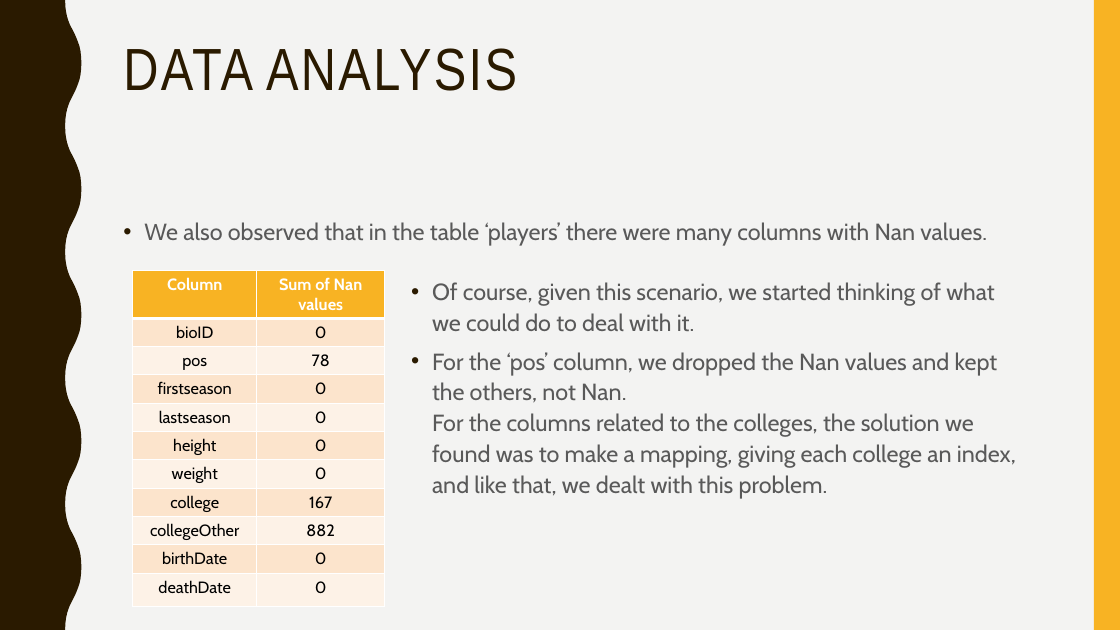
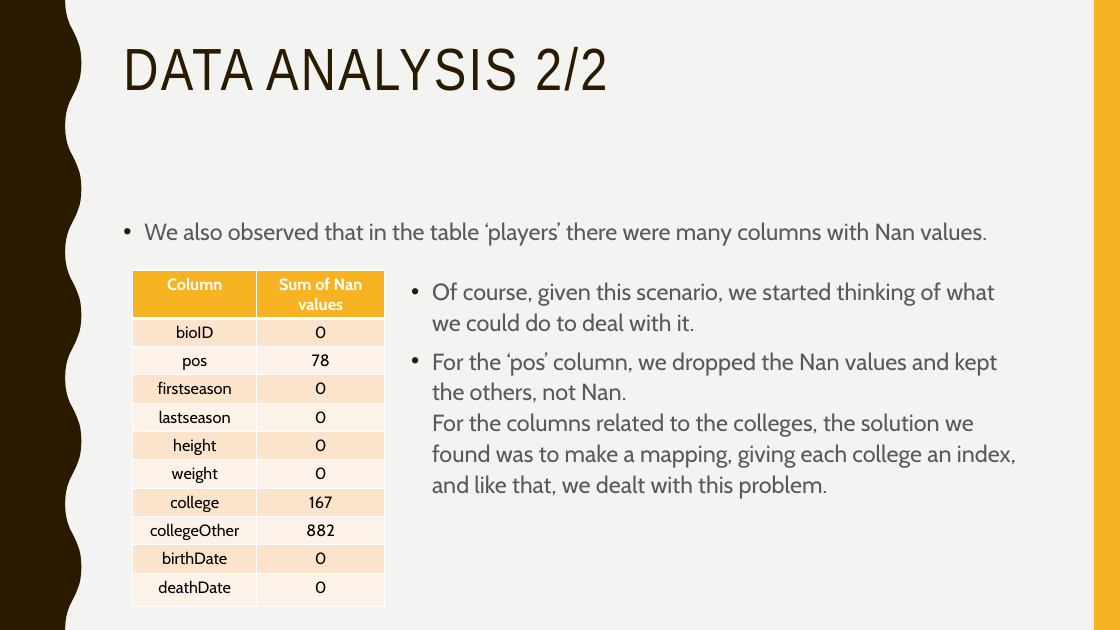
Before and after one commit to afs202005277/AC, a slide deck: slide 16 of ppt projeto.pptx (slide 27 before the commit). Drawn at 1120x630 pixels with LibreOffice and Linux fonts; fonts in the diff are those of the drawing. Boxes give left, top, right and bottom in pixels: in the first picture for what was removed or moved away, otherwise in the second. Text is boxed around its words. In the diff, an @@ line names an element or a change of style, - is before the commit and + after.

```diff
--- a/ppt projeto.pptx
+++ b/ppt projeto.pptx
@@ title at [123, 47, 607, 91]: text changed @@
-DATA ANALYSIS
+DATA ANALYSIS 2/2
```
Also in this commit, not shown: 3 other slides changed, 1 slide added.
